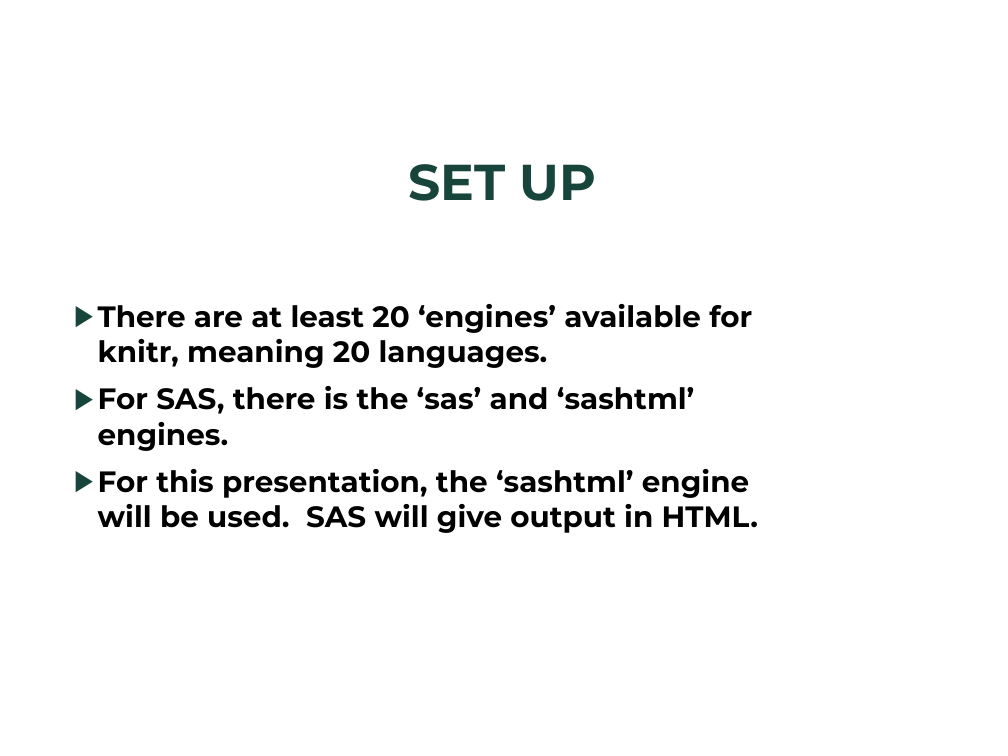
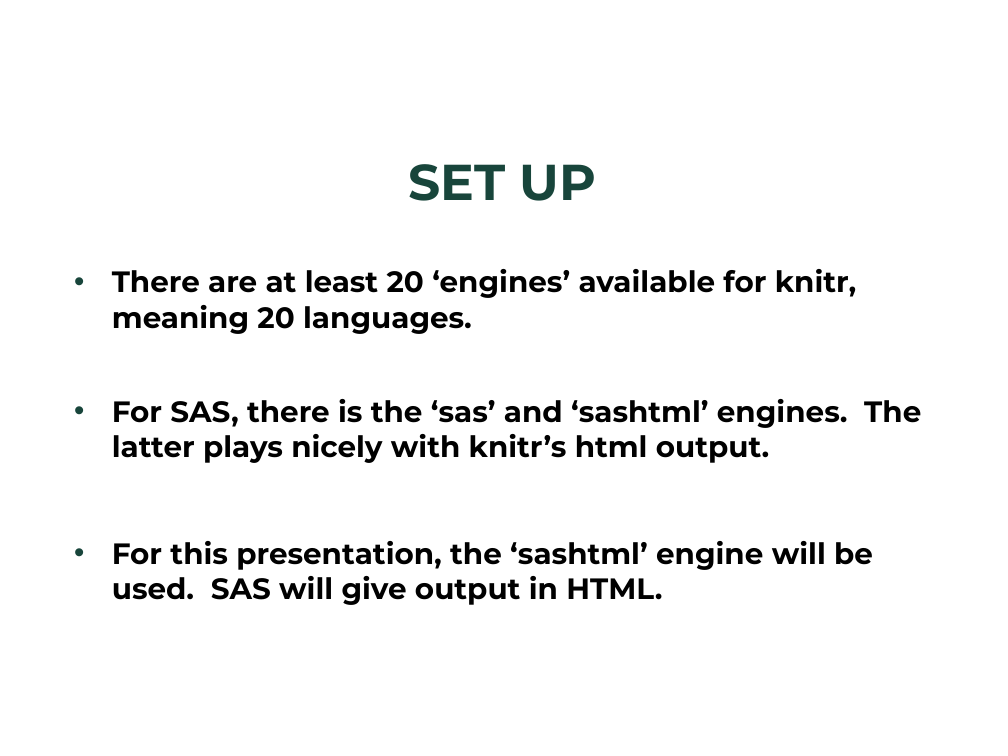
Before and after one commit to BarryDeCicco/SASandRandSAS, a slide deck: slide 33 of Presentations/SAS and R and SAS (MiSUG, 2021_08_25, CSTAT Layout).pptx. Drawn at 1008x756 pixels with LibreOffice and Linux fonts; fonts in the diff are those of the drawing; background and template pictures are left out. Boxes give left, top, right and bottom in pixels: in the first picture for what was removed or moved away, otherwise in the second. Text is boxed around its words. In the diff, an @@ line names an element or a change of style, - is before the commit and + after.

```diff
--- a/Presentations/SAS and R and SAS (MiSUG, 2021_08_25, CSTAT Layout).pptx
+++ b/Presentations/SAS and R and SAS (MiSUG, 2021_08_25, CSTAT Layout).pptx
@@ text at (112,269,873,605): bullet ▶ to • @@
@@ text at (112,399,921,463): text changed @@
-▶ For SAS, there is the ‘sas’ and ‘sashtml’ engines.
+• For SAS, there is the ‘sas’ and ‘sashtml’ engines. The latter plays nicely with knitr’s html output.
```
Also in this commit, not shown: 4 other slides changed, 11 slides added.
